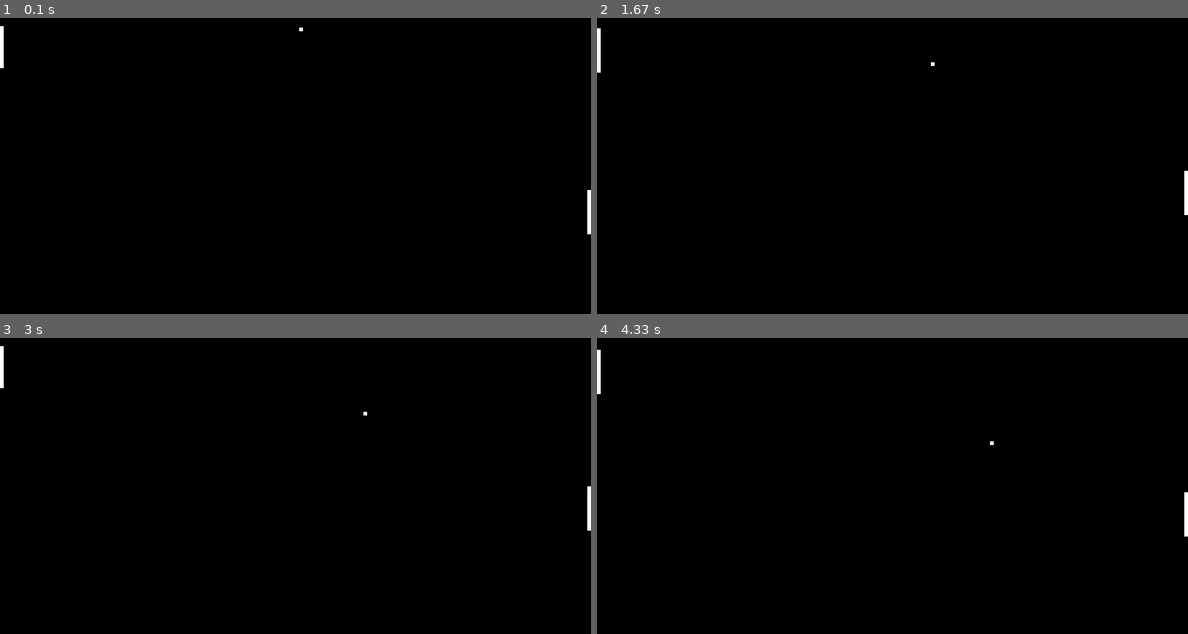
Above: before the commit, frames 1-4 (two rows, left to right).
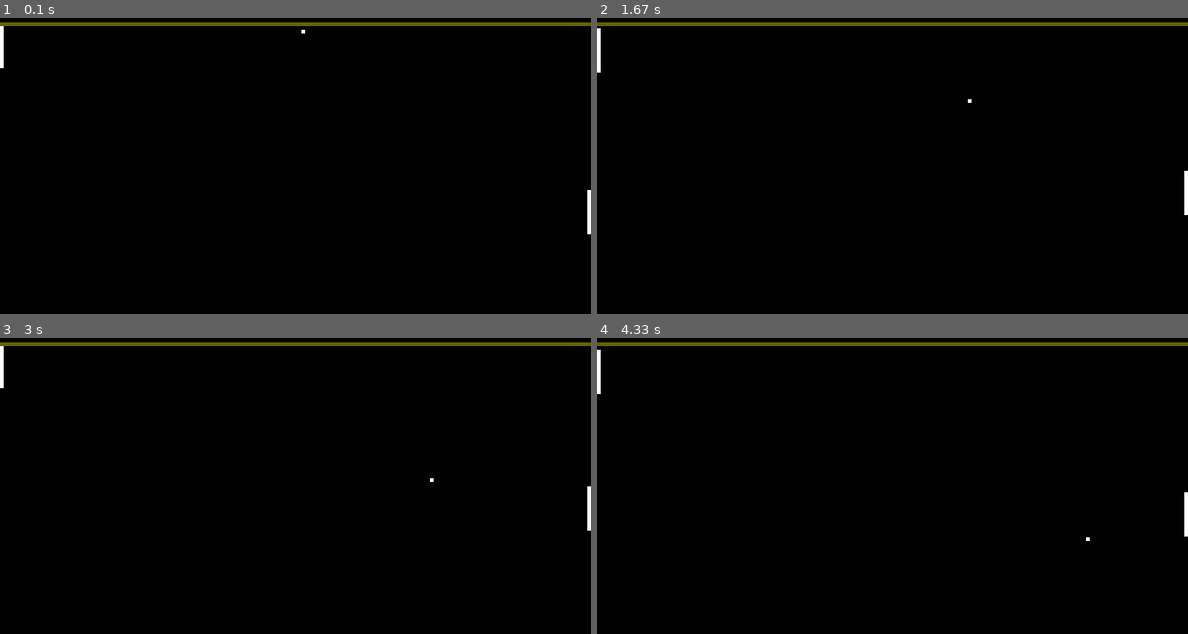
Above: after the commit, the same moments.

Repository: tdarst/PyGame_Pong
Game: pygame game, started from main.py
Same seed, same stepped clock (60 frames per second), same inputs: the game is played once before the commit and once after it.
Inputs:
- Up to frame 1 (0.1 s): no input
- Up to frame 2 (1.67 s): hold Up 0.33-0.8 s; hold Down 0.83-1.13 s; hold S 0.83-1.13 s; hold Up 1.17-1.53 s; hold W 1.17-1.53 s; hold Down from 1.57 s (still down); hold S from 1.57 s (still down)
- Up to frame 3 (3 s): release Down at 1.93 s; release S at 1.93 s; hold Up 1.97-2.27 s; hold W 1.97-2.27 s; hold Down 2.3-2.6 s; hold S 2.3-2.6 s; hold Up from 2.63 s (still down); hold W from 2.63 s (still down)
- Up to frame 4 (4.33 s): release Up at 3 s; release W at 3 s; hold Down 3.03-3.4 s; hold S 3.03-3.4 s; hold Up 3.43-3.73 s; hold W 3.43-3.73 s; hold Down 3.77-4.07 s; hold S 3.77-4.07 s; hold Up from 4.1 s (still down); hold W from 4.1 s (still down)

The runs differ from the first frame. In frame 1, 1.3% of the frame differs, in the area x 0-100%, y 1-6%; in frame 2, 1.3%, in the area x 0-100%, y 1-29%; in frame 3, 1.3%; in frame 4, 1.3%.

Commit message:
Added clock object to stop game object speeds from being tied to frame rate.

Diff:
--- a/PongProperties.py
+++ b/PongProperties.py
@@ -1,4 +1,5 @@
 import pygame
+
 
 ''' FILE TO HOLD ALL OF THE GLOBAL VARIABLES AND CONTROLS '''
 
@@ -12,8 +13,8 @@
 GAME_WINDOW_CAPTION = "Pygame Pong - Trevor Darst"
 
 # Values for the speed of the paddles and ball
-INITIAL_BALL_SPEED_X   = 0.5
-INITIAL_BALL_SPEED_Y   = 0.5
+INITIAL_BALL_SPEED_X   = 1
+INITIAL_BALL_SPEED_Y   = 1
 INITIAL_PADDLE_SPEED_Y = 1
 
 # Values for the keyboard controls for the paddles
@@ -32,4 +33,4 @@
 PONG_WINDOW_LEFT   = 0
 PONG_WINDOW_RIGHT  = 800
 
-PONG_WINDOW_COLOR = (0, 0, 0)
+PONG_WINDOW_COLOR = (100, 100, 0)
--- a/main.py
+++ b/main.py
@@ -2,11 +2,14 @@
 from PongProperties import *
 from paddle import Paddle
 from pongBall import PongBall
+import threading
 
 # Initialize game window, set caption, and fill the background
 GAME_WINDOW = pygame.display.set_mode((GAME_WINDOW_WIDTH, GAME_WINDOW_HEIGHT))
 pygame.display.set_caption(GAME_WINDOW_CAPTION)
 GAME_WINDOW.fill(BACKGROUND_COLOR)
+
+clock = pygame.time.Clock()
 
 # -------------------------------------------------------------------------------------------------------
 # Function: TrackMovementAndDraw()
@@ -70,7 +73,7 @@
 # Returns: Nothing
 # -------------------------------------------------------------------------------------------------------
 def main():
-
+    dt = clock.tick(60)
     # Initialize objects for the two players and the ball
     player_right = Paddle(795, 325, INITIAL_PADDLE_SPEED_Y, PLAYER_RIGHT_CONTROL_UP, PLAYER_RIGHT_CONTROL_DOWN)
     player_left  = Paddle(0, 100, INITIAL_PADDLE_SPEED_Y, PLAYER_LEFT_CONTROL_UP, PLAYER_LEFT_CONTROL_DOWN)
@@ -82,9 +85,13 @@
 
     # Game loop condition
     running = True
+    integer = 0
 
     # Game loop
     while running:
+        integer += 1
+        # Updates the full display surface to the screen
+        pygame.display.flip()
 
         # Update game object coordinates and draw them
         TrackMovementAndDraw(game_obj_list)
@@ -107,8 +114,5 @@
             if event.type == pygame.QUIT: # pygame.QUIT = "X" button in window upper right
                 running = False
 
-        # Updates the full display surface to the screen
-        pygame.display.flip()
-
 if __name__ == "__main__":
     main()
